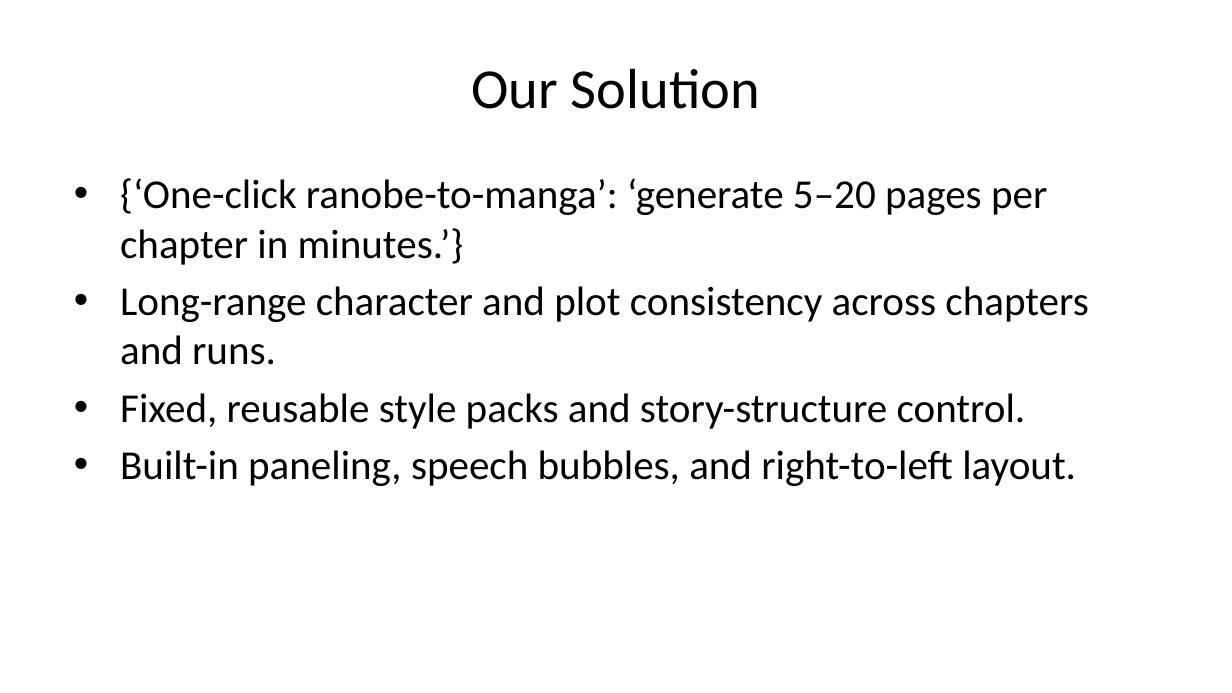
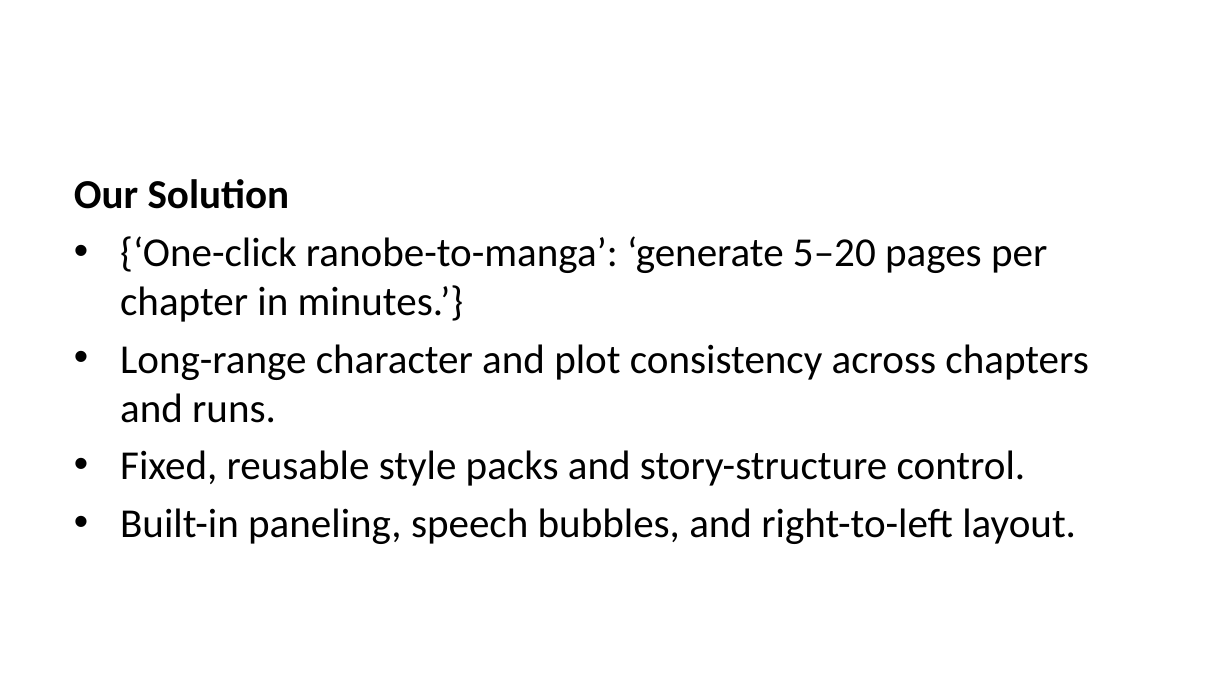
Before and after one commit to comics-factory/pitch-deck, a slide deck: slide 3 of dist/ai-storybook-investor.pptx (slide 4 before the commit). Drawn at 1232x693 pixels with LibreOffice and Linux fonts; fonts in the diff are those of the drawing. Boxes give left, top, right and bottom in pixels: in the first picture for what was removed or moved away, otherwise in the second. Text is boxed around its words. In the diff, an @@ line names an element or a change of style, - is before the commit and + after.

```diff
--- a/dist/ai-storybook-investor.pptx
+++ b/dist/ai-storybook-investor.pptx
@@ title removed at bbox=[472, 68, 760, 109] @@
-Our Solution
@@ text at bbox=[74, 179, 290, 209]: paragraph added @@
+Our Solution
```
Also in this commit, not shown: 8 other slides changed, 4 slides added, 2 slides removed, 36 other files.
